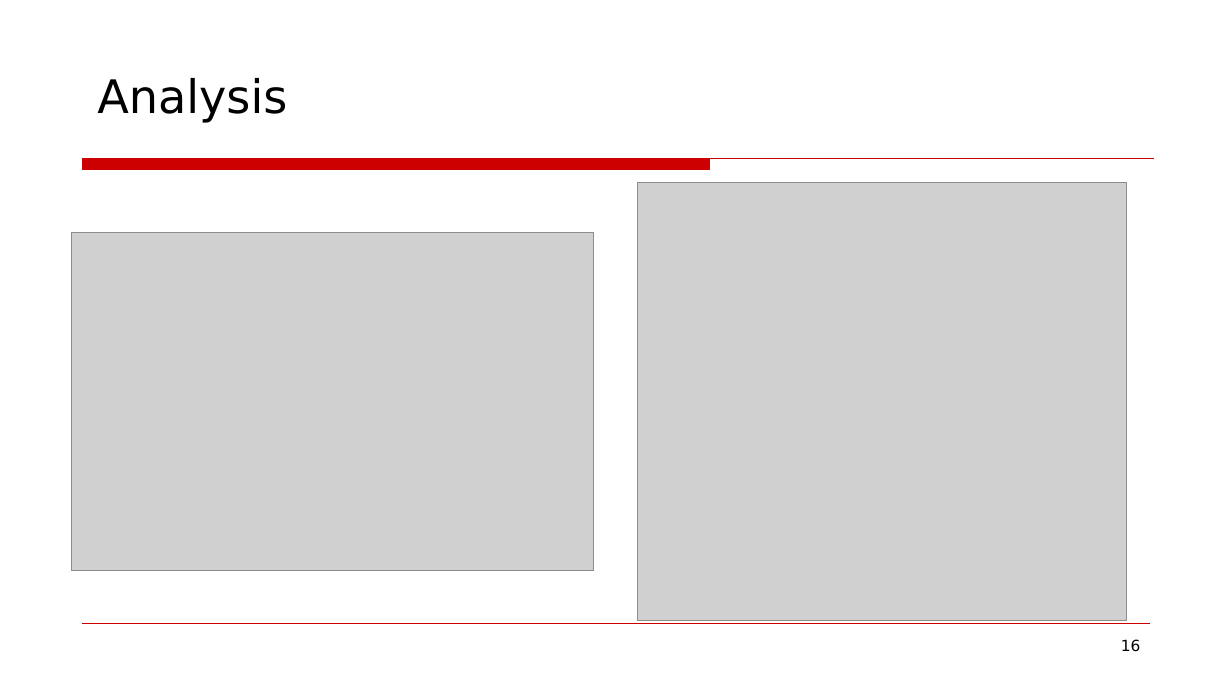
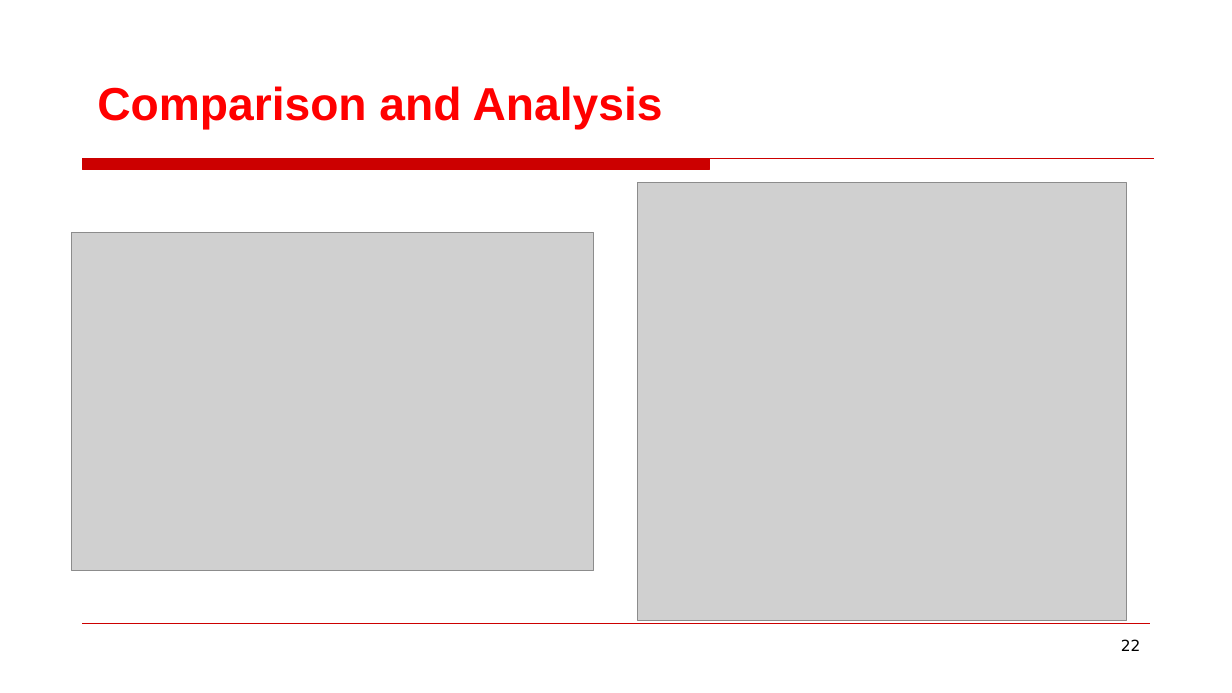
Before and after one commit to guru0005/Mini-Project-for-Data-Science-221801014, a slide deck: slide 22 of PPT/Mini Project for Data Science PPT.pptx (slide 16 before the commit). Drawn at 1232x693 pixels with LibreOffice and Linux fonts; fonts in the diff are those of the drawing; grey boxes stand for pictures; background and template pictures are left out. Boxes give left, top, right and bottom in pixels: in the first picture for what was removed or moved away, otherwise in the second. Text is boxed around its words. In the diff, an @@ line names an element or a change of style, - is before the commit and + after.

```diff
--- a/PPT/Mini Project for Data Science PPT.pptx
+++ b/PPT/Mini Project for Data Science PPT.pptx
@@ text at box(97, 86, 663, 130): text changed; font DejaVu Sans to Arial; text colour #000000 to #FF0000; bold on @@
-Analysis
+Comparison and Analysis
@@ page number at box(1121, 639, 1141, 651): text changed @@
-16
+22
```
Also in this commit, not shown: 11 other slides changed, 7 slides added.
